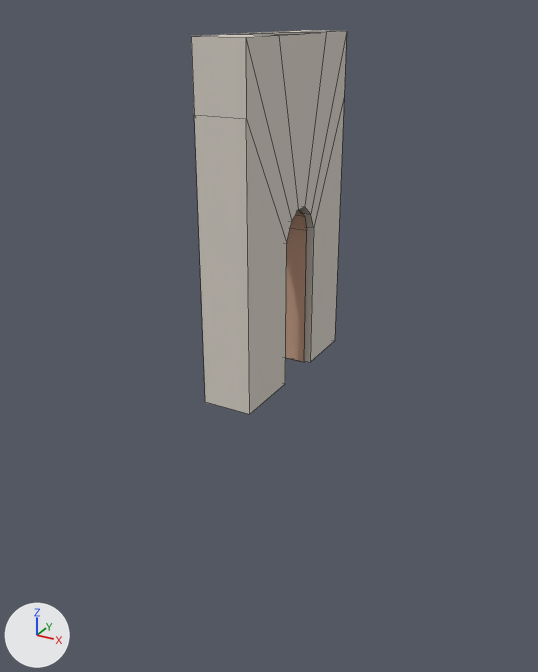
One commit to the FBX model Assets/Meshes/SM_Door_Circle.FBX: the scene before it, then after it.
Camera for both pictures: a camera (50 mm lens) standing at (28.0, -41.0, 1.5) and looking at (1.1, 7.9, -22.9). The axes (+X, +Y, +Z) are drawn at lower left. The lights are the same throughout. Mesh edges are drawn as thin lines. Where no turn or scale is listed for an object, it has been applied to the vertices.

Names of what the first picture shows: 'SM_Door_Circle'.
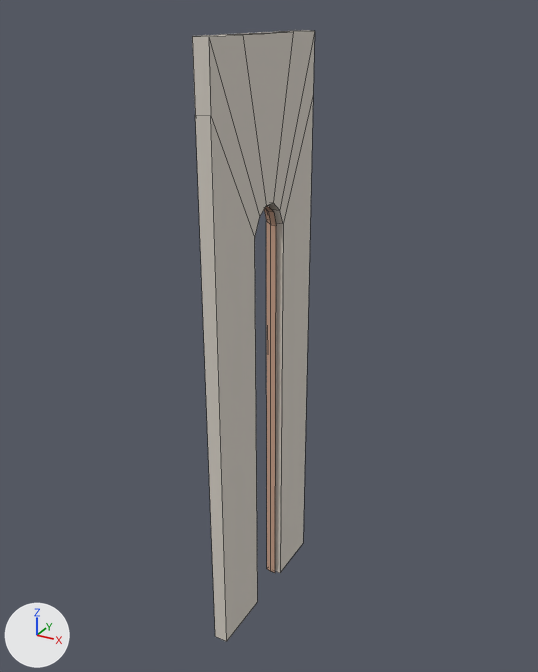
Pixel boxes [x1, y1, x2, y2] of what changed, in the pictures (538 x 672 px):
'SM_Door_Circle', reshaped (21% narrower, 59% taller): before [191, 30, 347, 414]; after [192, 30, 315, 641]

The change, as a list of edits to the scene's bpy script:
```text
Change me_mesh:
    used by ob_sm_door_circle; location = (0.0, 0.0, 0.0)
    remove me_mesh.from_pydata(...)  # 82 vertices, 68 faces; spans x -0.2..3.9, y 0.0..15.0, z -25.5..0.0
    add me_mesh.from_pydata(...)  # 82 vertices, 68 faces; spans x -0.2..1.2, y 0.1..15.0, z -48.9..0.0
    me_mesh part 1: 50 of 82 vertices moved; they spanned x -0.2..3.9, y 0.0..15.0, z -25.5..0.0 and now span x -0.2..1.2, y 0.1..15.0, z -48.9..0.0; mean shift (-2.0, 0.0, -9.4); largest move (3.9, 0.0, -25.5) -> (1.2, 0.1, -48.9)
```
